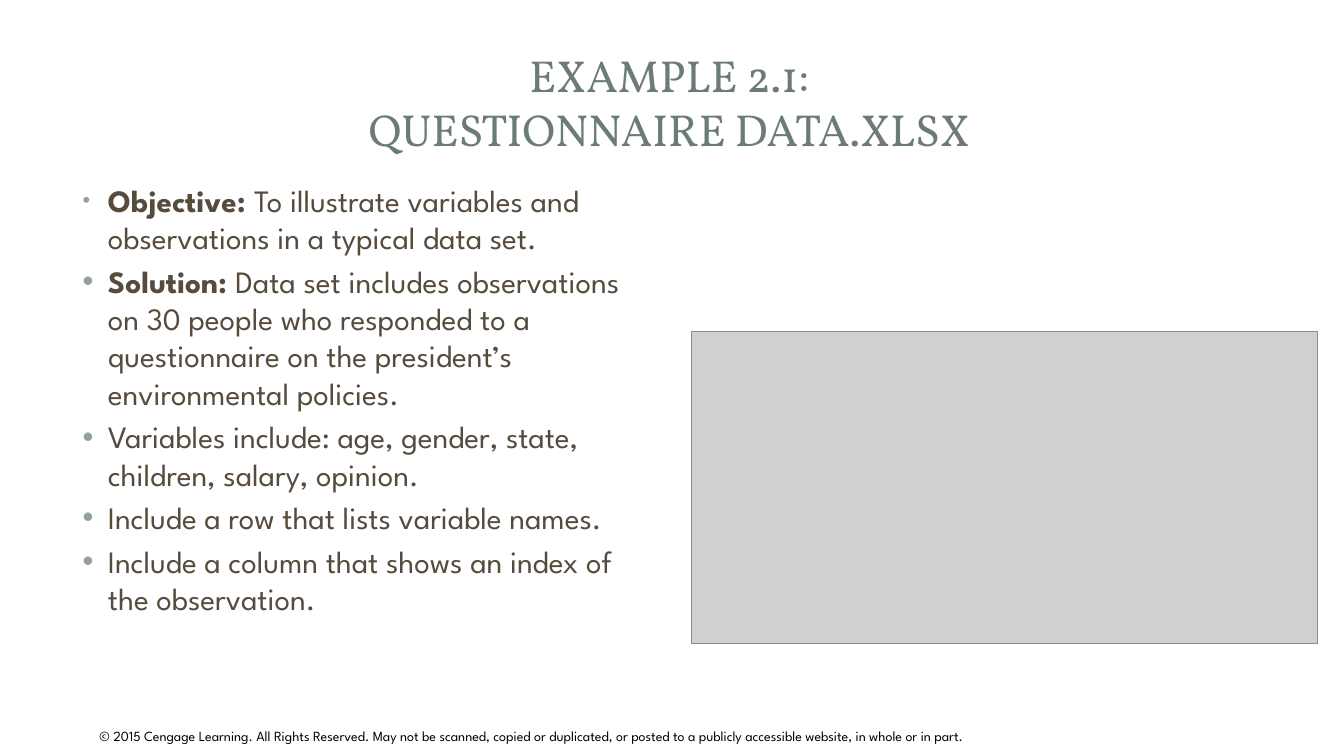
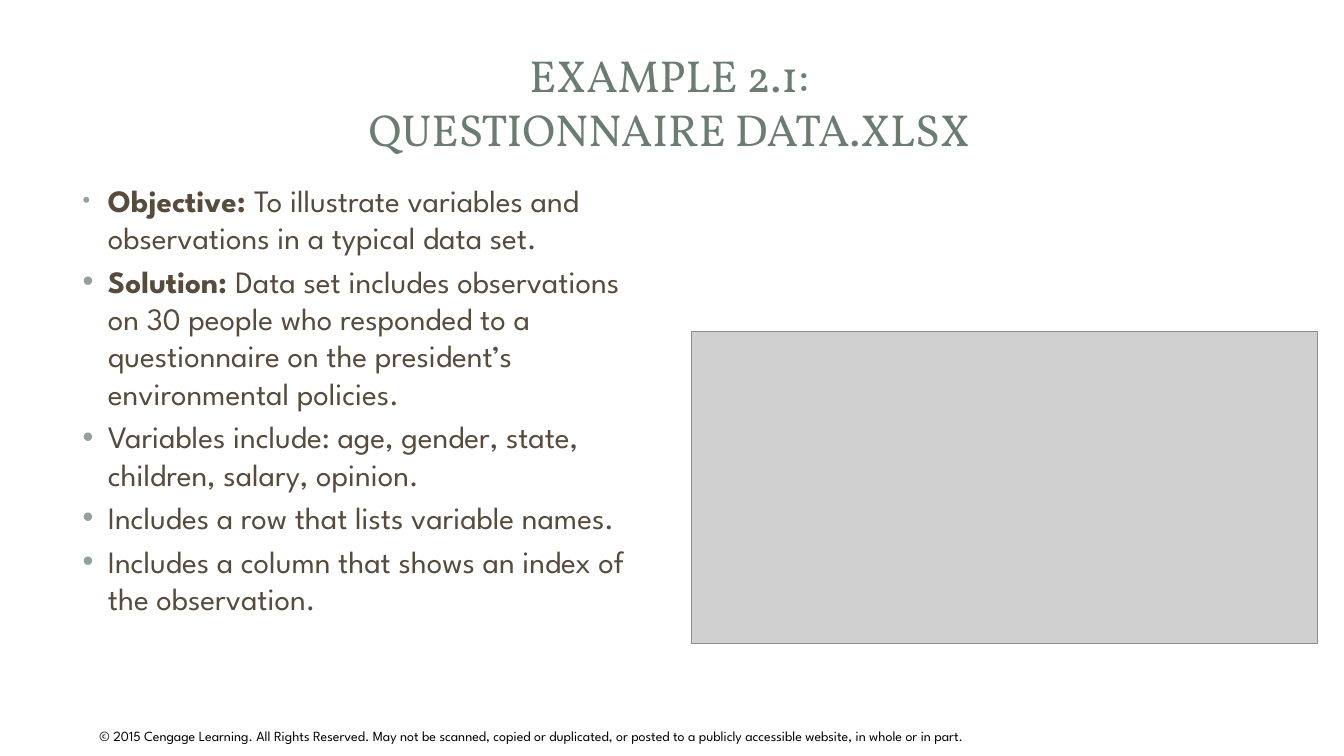
Before and after one commit to bsa-data-analytics/bsa-data-analytics.github.io, a slide deck: slide 8 of topic02/talk-1/dataDiscovery.pptx. Drawn at 1344x756 pixels with LibreOffice and Linux fonts; fonts in the diff are those of the drawing; grey boxes stand for pictures; background and template pictures are left out. Boxes give left, top, right and bottom in pixels: in the first picture for what was removed or moved away, otherwise in the second. Text is boxed around its words. In the diff, an @@ line names an element or a change of style, - is before the commit and + after.

```diff
--- a/topic02/talk-1/dataDiscovery.pptx
+++ b/topic02/talk-1/dataDiscovery.pptx
@@ text at [108, 507, 623, 611]: text changed @@
-• Include a row that lists variable names.
-• Include a column that shows an index of the observation.
+• Includes a row that lists variable names.
+• Includes a column that shows an index of the observation.
```
Also in this commit, not shown: 1 other slide changed, 38 other files.
